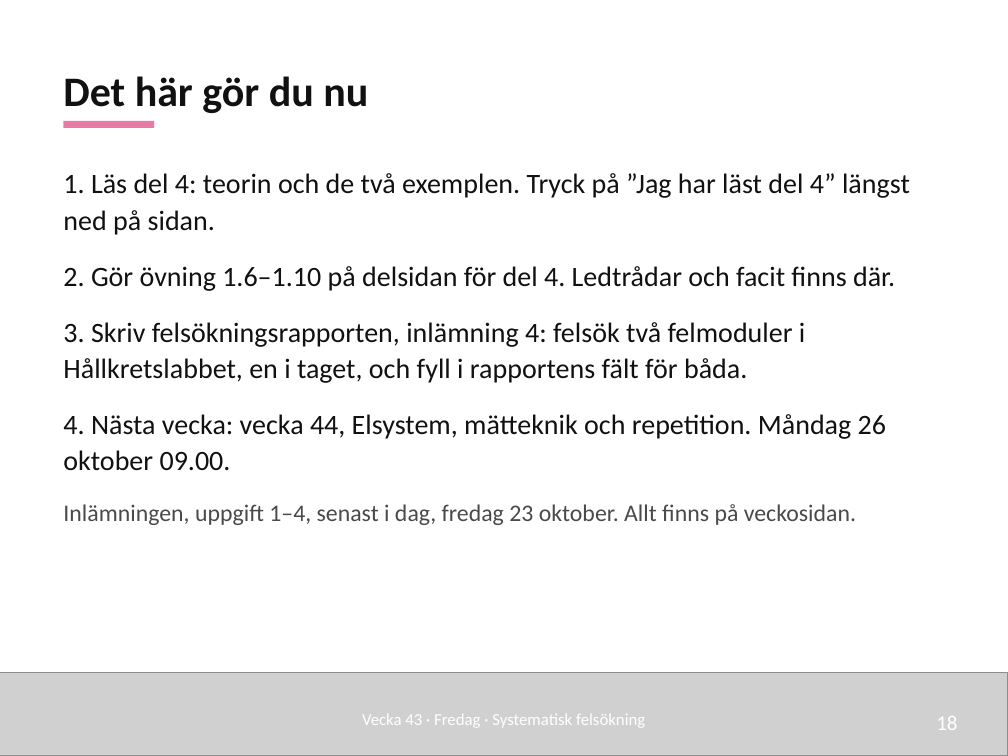
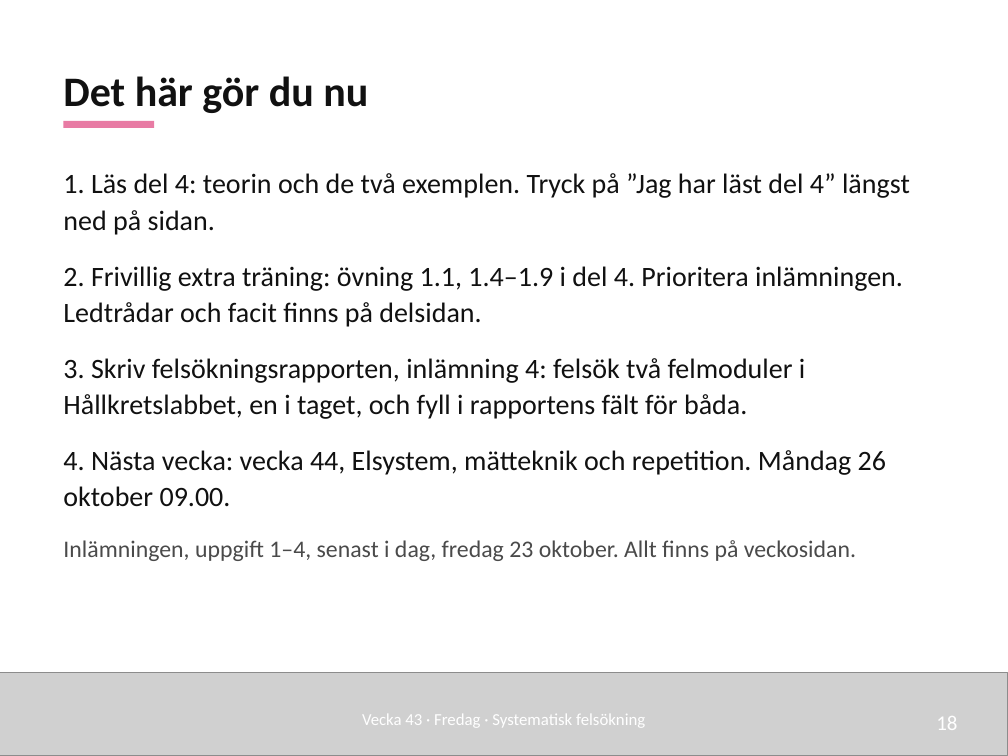
Before and after one commit to nj22az/nj22az.github.io, a slide deck: slide 18 of sjoskolan/vecka-45/aktuell/v45_01_Systematisk_felsokning_elev.pptx. Drawn at 1008x756 pixels with LibreOffice and Linux fonts; fonts in the diff are those of the drawing; grey boxes stand for pictures. Boxes give left, top, right and bottom in pixels: in the first picture for what was removed or moved away, otherwise in the second. Text is boxed around its words. In the diff, an @@ line names an element or a change of style, - is before the commit and + after.

```diff
--- a/sjoskolan/vecka-45/aktuell/v45_01_Systematisk_felsokning_elev.pptx
+++ b/sjoskolan/vecka-45/aktuell/v45_01_Systematisk_felsokning_elev.pptx
@@ text at (63, 266, 903, 327): text changed @@
-2. Gör övning 1.6–1.10 på delsidan för del 4. Ledtrådar och facit finns där.
+2. Frivillig extra träning: övning 1.1, 1.4–1.9 i del 4. Prioritera inlämningen. Ledtrådar och facit finns på delsidan.
```
Also in this commit, not shown: 4 other slides changed, 54 other files.
